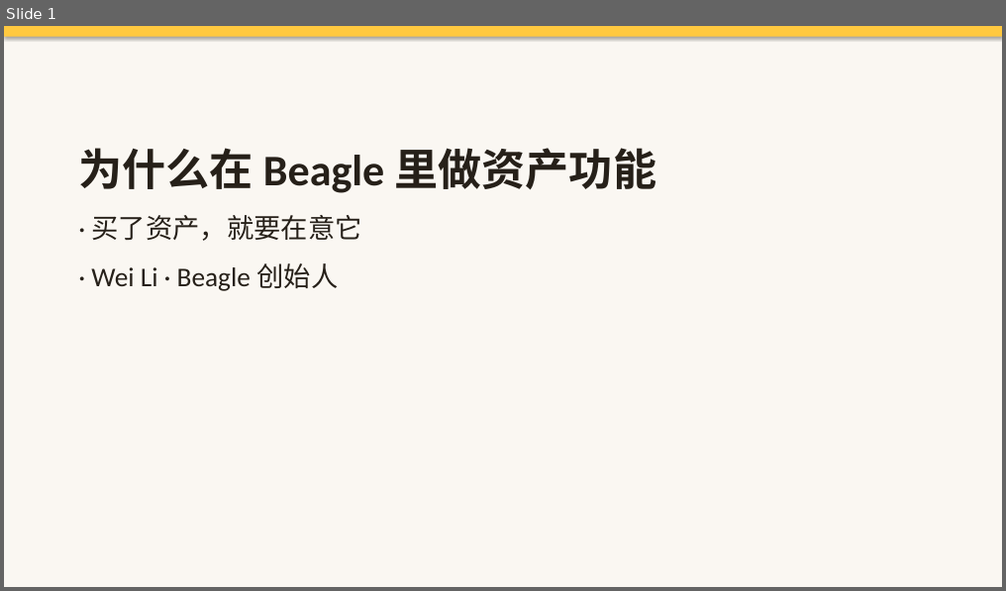
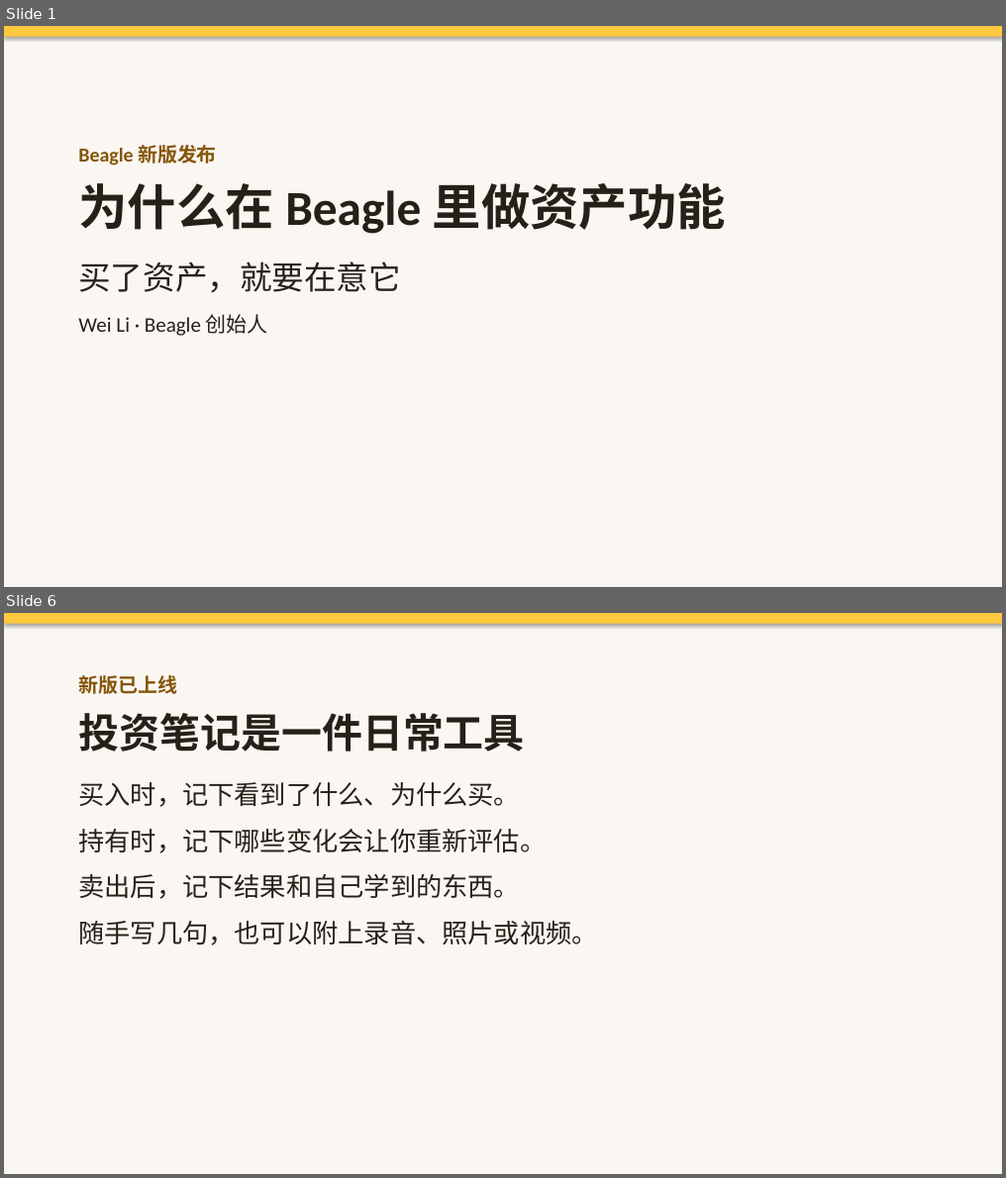
Before and after one commit to licodefun/beagle-voice-agent, a slide deck: decks/beagle-founder-take-deck.pptx. Shown one above the other, each under a label of ours: slide 1 before the commit, slides 1 and 6 after it; the slides between them are not shown. The pictures are 1006x591 and 1006x1178 pixels, drawn with LibreOffice and Linux fonts; fonts in the diff are those of the drawing. Boxes give left, top, right and bottom in pixels: in the first picture for what was removed or moved away, otherwise in the second. Text is boxed around its words. In the diff, an @@ line names an element or a change of style, - is before the commit and + after.

Commit message:
Replace founder deck with Wei's final version (Beagle new-version launch) and add his PDF export

```diff
--- a/decks/beagle-founder-take-deck.pptx
+++ b/decks/beagle-founder-take-deck.pptx
@@ slide 6 added at (4,613,1002,1174), background #FAF7F2 @@
@@ rectangle added at (4,613,1002,624), fill #FFC940 @@
@@ text added at (78,675,597,946), 25 pt, text #262019 @@
+新版已上线
+投资笔记是一件日常工具
+买入时，记下看到了什么、为什么买。
+持有时，记下哪些变化会让你重新评估。
+卖出后，记下结果和自己学到的东西。
+随手写几句，也可以附上录音、照片或视频。
@@ slide 1 changed as well @@
@@ text at (78,145,217,166): paragraph added @@
+Beagle 新版发布
@@ text at (78,183,726,234): size 42 to 47 pt in "为什么在 Beagle 里做资产功能"; less space between paragraphs @@
@@ text at (78,262,400,336): text changed; size 26 to 20 pt @@
-· 买了资产，就要在意它
-· Wei Li · Beagle 创始人
+买了资产，就要在意它
+Wei Li · Beagle 创始人
```
Also in this commit, not shown: 10 other slides added, 11 slides removed, 1 other file.
